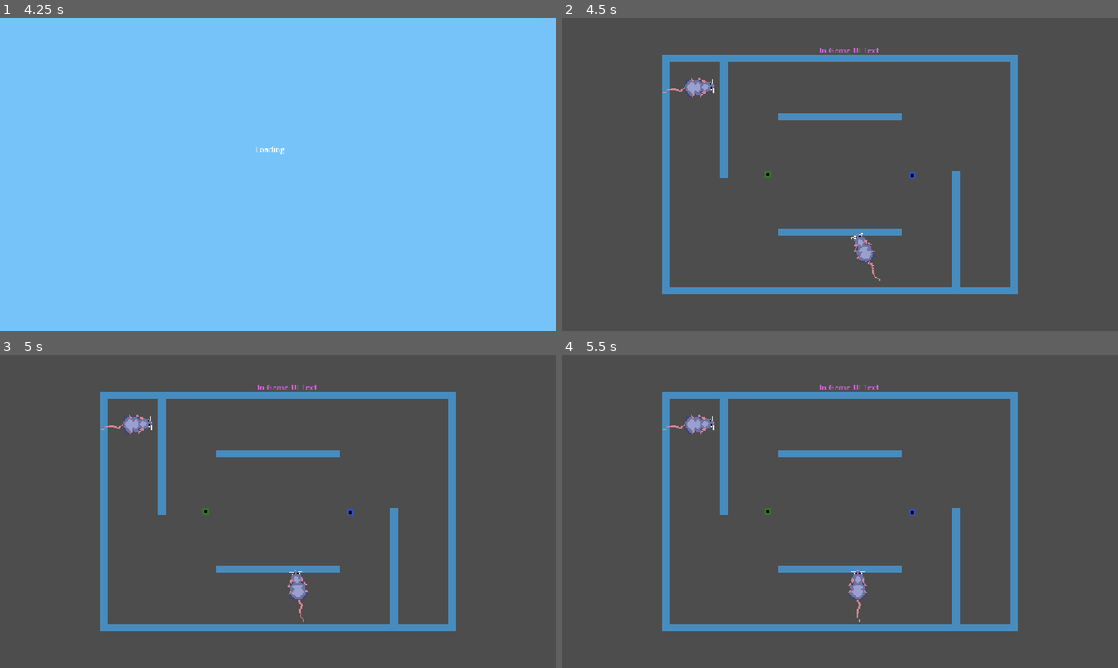
Above: before the commit, frames 1-4 (two rows, left to right).
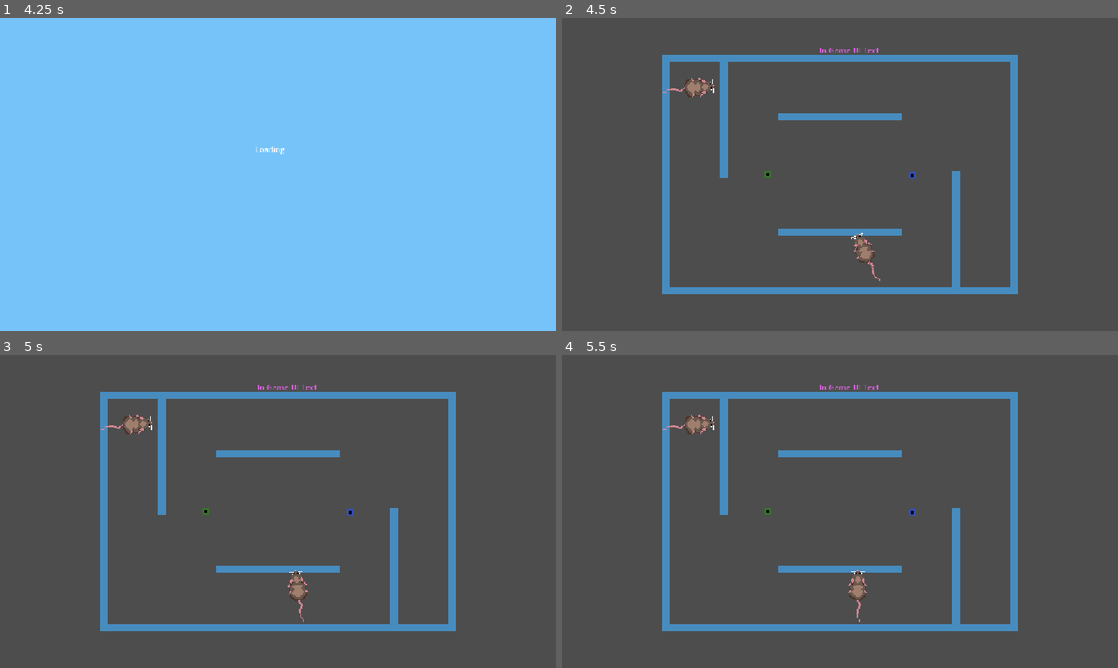
Above: after the commit, the same moments.

Repository: JoeyGiordano/TankTrouble2
Game: Godot game, scene res://game_container/game_container.tscn
Two runs of this game, one before a commit and one after it. Both use one fixed random seed, a clock stepped at 60 frames per second and the inputs below. The engine's default icon, where the game draws it, is replaced by a stand-in: a white triangle on a blue panel in a dark square.
Inputs:
- Up to frame 1 (4.25 s): click "[CutSceneOver]" at 0.5 s; click "Play" at 1.25 s; click "Play!" at 2 s; tap Enter at 2.75 s; hold W (player1_up) 2.78-3.53 s; hold . (player0_shoot) 2.78-3.53 s; tap Space at 3.5 s; hold Down (ui_down) from 3.53 s (still down); tap Q (player1_shoot) at 3.6 s
- Up to frame 2 (4.5 s): tap Enter at 4.25 s; release Down (ui_down) at 4.28 s; hold W (player1_up) from 4.28 s (still down); tap K (player2_right) at 4.35 s
- Up to frame 3 (5 s): keep holding W (player1_up)
- Up to frame 4 (5.5 s): keep holding W (player1_up); tap Shift at 5.1 s

Frame 1 is identical in both runs. In frame 2, 0.4% of the frame differs, in the area x 22-57%, y 19-79%; in frame 3, 0.4%; in frame 4, 0.4%.
Error after the commit: Parse Error: Cannot access non-static variable "sprite_id" from the static function "instantiate()". (res://tank/loadouts/tank_loadout.gd:39)

Commit message:
bug identified?

Diff:
--- a/autoloads/PlayerManager.gd
+++ b/autoloads/PlayerManager.gd
@@ -41,7 +41,7 @@
 func create_players(count : int, player_sprite_ids : Array[int]) :
 	for i in range(count) :
 		create_player(player_sprite_ids[i])
-		# print(player_sprite_ids[i]) <-- correct here
+		#print(player_sprite_ids[i]) #<-- correct here
 
 func create_player(sprite_id : int) -> PlayerProfile :
 	# create unique id
--- a/autoloads/TankManager.gd
+++ b/autoloads/TankManager.gd
@@ -41,6 +41,7 @@
 func create_player_tank(p : PlayerProfile) -> Tank :
 	var t : Tank = _create_tank(Global.PlayerTanks, p)
 	p.associate(t.id)
+	#print(p.sprite_id)
 	return t
 
 func create_npc_tank(p : TankProfile, associate : bool = false) :
@@ -55,7 +56,7 @@
 	#set id
 	t.id = next_id
 	t.sprite_id = profile.sprite_id
-	# print(profile.sprite_id) <-- Seems right
+	#print(profile.sprite_id) #<-- Seems right
 	next_id += 1
 	#set profile and stats
 	t.profile = profile as TankProfile
--- a/tank/loadouts/basic/basic_tankloadout.tscn
+++ b/tank/loadouts/basic/basic_tankloadout.tscn
@@ -603,7 +603,7 @@
 position = Vector2(-8, 0)
 rotation = 1.5707964
 sprite_frames = SubResource("SpriteFrames_t0xl2")
-animation = &"tank_green_idle"
+animation = &"tan_rat_idle"
 script = ExtResource("4_ftwc1")
 metadata/_custom_type_script = "uid://dsmpmfacmdo3b"
 
--- a/tank/loadouts/loadout_sprite.gd
+++ b/tank/loadouts/loadout_sprite.gd
@@ -1,7 +1,7 @@
 extends AnimatedSprite2D
 class_name LoadoutSprite
 
-@onready var tank_loadout = self.get_parent().get_parent()
+@onready var tank_loadout : TankLoadout = self.get_parent().get_parent()
 
 # notes for setup
 # each LoadoutSprite Node (animated sprite 2d) will need a master sprite sheet
@@ -12,15 +12,16 @@
 # selects stationary sprite to begin
 func _ready() :
 	var loadout_sprite_id : int = tank_loadout.get_sprite_id()
-	match loadout_sprite_id:
-		0:	# tank sprite 1
-			self.play("grey_rat_idle")
-		1:	# tank sprite 2
-			self.play("white_rat_idle")
-		2:	# tank sprite 3
-			self.play("tan_rat_idle")
-		_:	# rat sprite 1
-			self.play("tank_1_idle")
+	print(loadout_sprite_id)
+	#match loadout_sprite_id:
+		#0:	# tank sprite 1
+			#self.play("grey_rat_idle")
+		#1:	# tank sprite 2
+			#self.play("white_rat_idle")
+		#2:	# tank sprite 3
+			#self.play("tan_rat_idle")
+		#_:	# rat sprite 1
+			#self.play("tank_1_idle")
 
 #make it so when tank/rat is moving, it selects the animation to move
 func _process(_delta) :
--- a/tank/loadouts/tank_loadout.gd
+++ b/tank/loadouts/tank_loadout.gd
@@ -36,12 +36,13 @@
 static func instantiate(parent : RigidBody2D, loadout_name : String) -> TankLoadout :
 	#should be overriden by child class
 	var tl : TankLoadout = Ref.get(loadout_name).instantiate()
+	tl.sprite_id = sprite_id
 	parent.add_child(tl)
 	tl.set_sprite()
 	return tl
 
 func set_sprite() :
-	print(sprite_id)
+	#print(sprite_id)
 	if(get_child(0).get_child(0) is AnimatedSprite2D):
 		match(sprite_id):
 			0:
--- a/tank/rigidbody/tank_rigidbody.gd
+++ b/tank/rigidbody/tank_rigidbody.gd
@@ -53,6 +53,12 @@
 	remove_child(get_child(0))
 	#create a new tank loadout as a child of this node
 	TankLoadout.instantiate(self, loadout_name)
+	if (get_child(0) is TankLoadout):
+		#print(tank.sprite_id)
+		get_child(0).sprite_id = tank.sprite_id
+	else:
+		print("not a loadout sorry")
+
 
 ## Resource
 
--- a/tank/tank.gd
+++ b/tank/tank.gd
@@ -48,7 +48,7 @@
 	else :
 		despawn() #just hides them from view, locks input, and disables their rigidbody interactions
 
-	print(sprite_id)
+	#print(sprite_id)
 	tank_rigidbody.get_child(0).sprite_id = sprite_id
 	tank_rigidbody.get_child(0).set_sprite()
 
